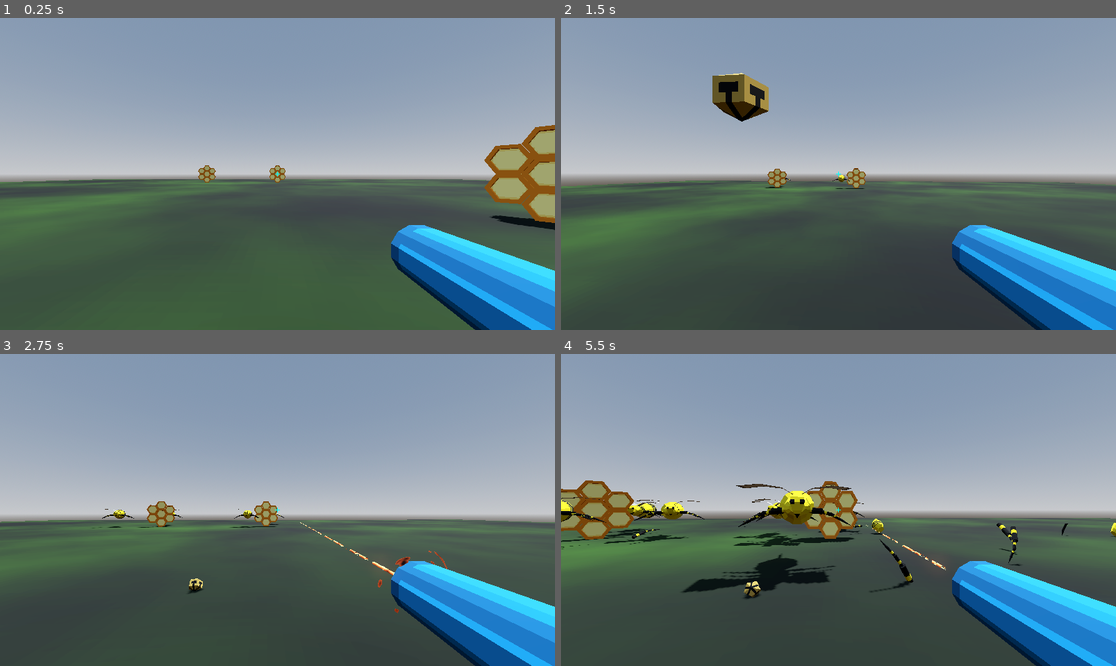
Above: before the commit, frames 1-4 (two rows, left to right).
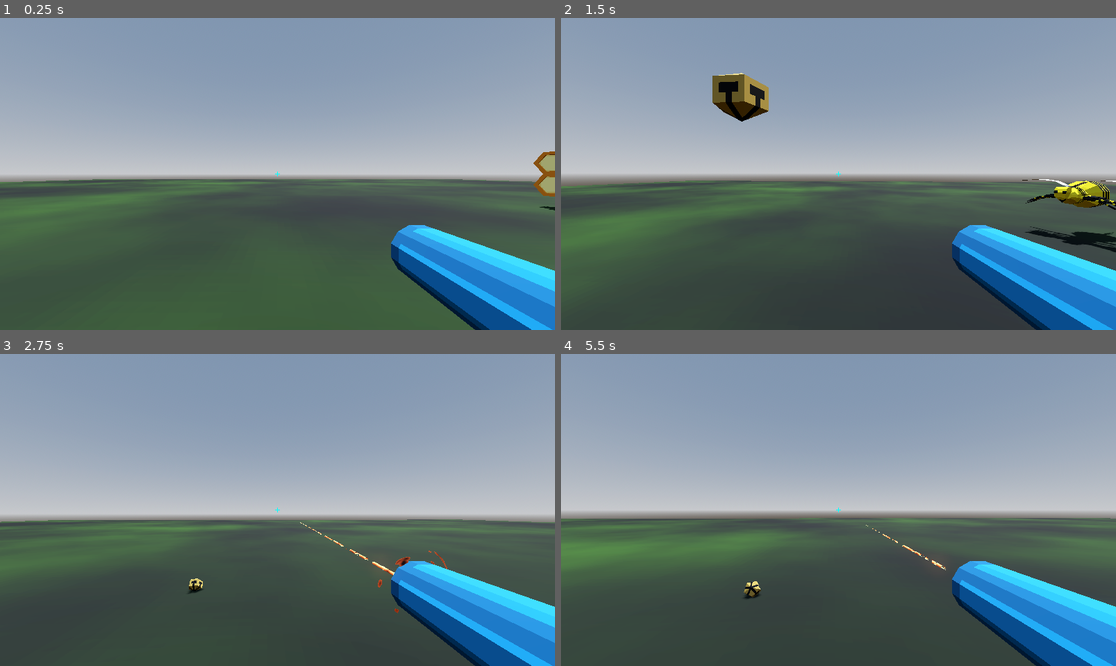
Above: after the commit, the same moments.

Repository: partkyle/bellhivers
Game: Godot game, scene res://scenes/main.tscn
Same seed, same stepped clock (60 frames per second), same inputs: the game is played once before the commit and once after it.
Inputs (mouse positions are in pixels of both pictures, inside the frame that each line leads up to):
- Up to frame 1 (0.25 s): no input
- Up to frame 2 (1.5 s): tap Enter at 0.5 s; move the mouse to (866, 174) at 0.52 s; press the mouse at (866, 174) at 0.53 s; hold W (move_up) from 0.53 s (still down); tap Space (jump) at 0.77 s; move the mouse to (810, 174) at 1.27 s; release the mouse at (810, 174) at 1.28 s; tap 1 (grenade) at 1.35 s
- Up to frame 3 (2.75 s): keep holding W (move_up); tap Space (jump) at 1.52 s; move the mouse to (288, 503) at 2.02 s; press the mouse at (288, 503) at 2.03 s
- Up to frame 4 (5.5 s): keep holding W (move_up); move the mouse to (832, 516) at 2.77 s; release the mouse at (832, 516) at 2.78 s; tap 1 (grenade) at 2.85, 4.35 s; tap Space (jump) at 3.02, 3.77, 4.52 s; move the mouse to (877, 513) at 3.52 s; press the mouse at (877, 513) at 3.53 s; move the mouse to (794, 506) at 4.27 s; release the mouse at (794, 506) at 4.28 s; move the mouse to (844, 510) at 5.02 s; press the mouse at (844, 510) at 5.03 s

The runs differ from the first frame. In frame 1, 3.1% of the frame differs, in the area x 35-100%, y 34-68%; in frame 2, 1.6%; in frame 3, 0.7%; in frame 4, 6.6%, in the area x 0-100%, y 40-77%.

Commit message:
random hive placement on each floor

Diff:
--- a/scenes/level.tscn
+++ b/scenes/level.tscn
@@ -1,8 +1,7 @@
-[gd_scene load_steps=5 format=3 uid="uid://clt5foi3l2jxf"]
+[gd_scene load_steps=4 format=3 uid="uid://clt5foi3l2jxf"]
 
 [ext_resource type="Script" path="res://scripts/hive_controller.gd" id="1_iuqkw"]
 [ext_resource type="Script" path="res://scripts/level.gd" id="1_r4ycl"]
-[ext_resource type="PackedScene" uid="uid://1n0r1pvx421r" path="res://bodies/hive.tscn" id="2_trcbv"]
 [ext_resource type="PackedScene" uid="uid://vaes654ahljj" path="res://bodies/floor.tscn" id="4_atll0"]
 
 [node name="Level" type="Node3D"]
@@ -11,22 +10,9 @@
 [node name="HiveController" type="Node3D" parent="."]
 script = ExtResource("1_iuqkw")
 
-[node name="Hive" parent="HiveController" node_paths=PackedStringArray("enemy_container") instance=ExtResource("2_trcbv")]
-transform = Transform3D(1, 0, 0, 0, 1, 0, 0, 0, 1, 0, 0, -24.2029)
-enemy_container = NodePath("../../Enemies")
-
-[node name="Hive2" parent="HiveController" node_paths=PackedStringArray("enemy_container") instance=ExtResource("2_trcbv")]
-transform = Transform3D(1, 0, 0, 0, 1, 0, 0, 0, 1, 8.64177, 0, 4.94284)
-enemy_container = NodePath("../../Enemies")
-
-[node name="Hive3" parent="HiveController" node_paths=PackedStringArray("enemy_container") instance=ExtResource("2_trcbv")]
-transform = Transform3D(1, 0, 0, 0, 1, 0, 0, 0, 1, -12.3368, 0, -24.2029)
-enemy_container = NodePath("../../Enemies")
-
 [node name="Floor" parent="." instance=ExtResource("4_atll0")]
 
-[node name="Enemies" type="Node3D" parent="."]
-transform = Transform3D(1, 0, 0, 0, 1, 0, 0, 0, 1, 0, 0, -8.14768)
+[node name="EnemyContainer" type="Node" parent="."]
 
 [connection signal="all_hives_gone" from="HiveController" to="." method="_on_hive_controller_all_hives_gone"]
 [connection signal="child_entered_tree" from="HiveController" to="HiveController" method="_on_child_entered_tree"]
--- a/scenes/level_wrapper.gd
+++ b/scenes/level_wrapper.gd
@@ -21,7 +21,7 @@
 	print(current_floor)
 
 	if current_level:
-		current_level.queue_free()
+		current_level.destroy()
 
 	current_level = level
 	current_level.connect('level_complete', create_level)
--- a/scripts/hive.gd
+++ b/scripts/hive.gd
@@ -2,10 +2,10 @@
 
 @export var bee : PackedScene
 @export var spawnTimer := 1.0
-@export var enemy_container : Node3D
 @export var bee_count := 50
 @export var spawn_radius := Vector2(-5, 5)
 
+var enemy_container : Node
 var face_target : Player
 
 @onready var spawn_timer = $SpawnTimer
@@ -16,8 +16,6 @@
 
 func _ready():
 	spawn_timer.wait_time = spawnTimer
-	if not enemy_container:
-		enemy_container = self
 
 	face_target = get_tree().get_first_node_in_group("player")
 
--- a/scripts/hive_controller.gd
+++ b/scripts/hive_controller.gd
@@ -3,7 +3,20 @@
 
 signal all_hives_gone()
 
+@export var hive_scn : PackedScene = preload('res://bodies/hive.tscn')
+@export var hive_spawn_range := Vector2(-20, 20)
+
+@onready var enemy_container = $"../EnemyContainer"
+
+var hives_to_spanwn := 3
 var hives_left := 0
+
+func _ready():
+	for i in hives_to_spanwn:
+		var hive = hive_scn.instantiate()
+		hive.enemy_container = enemy_container
+		add_child(hive)
+		hive.transform.origin = Vector3(randf_range(hive_spawn_range.x, hive_spawn_range.y), 0, randf_range(hive_spawn_range.x, hive_spawn_range.y))
 
 func _on_child_entered_tree(node):
 	hives_left += 1
--- a/scripts/level.gd
+++ b/scripts/level.gd
@@ -5,3 +5,6 @@
 
 func _on_hive_controller_all_hives_gone():
 	level_complete.emit()
+
+func destroy():
+	queue_free()
Not shown, changed: TODO.md
